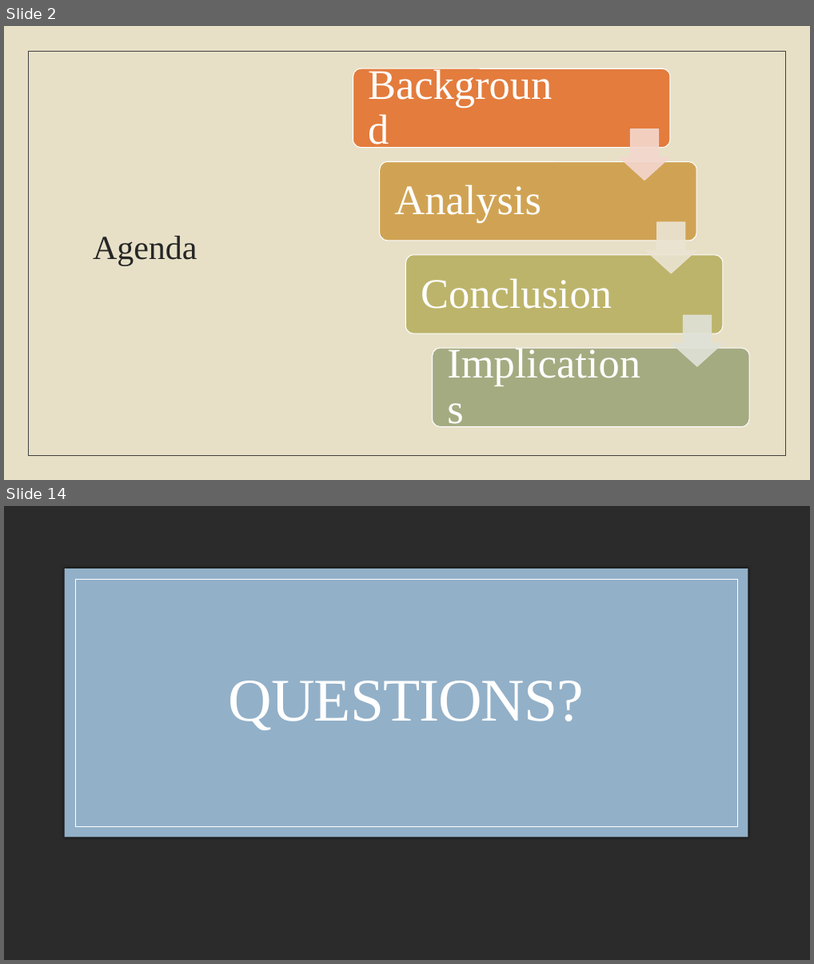
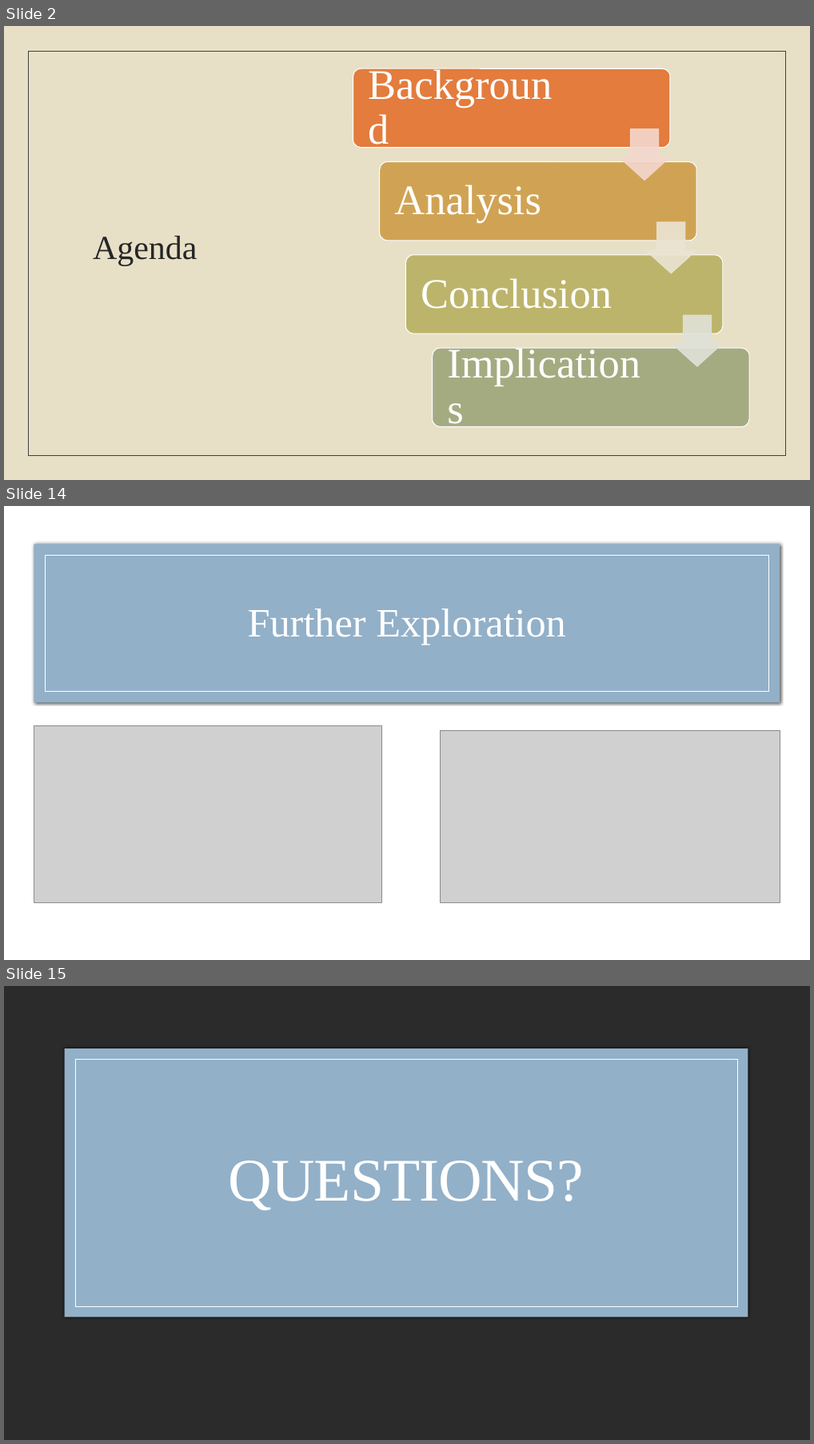
Before and after one commit to laurenemilyto/film_adapatation_success, a slide deck: Steg_pres.pptx. Shown one above the other, each under a label of ours: slides 2 and 14 before the commit, slides 2, 14 and 15 after it; the slides between them are not shown. The pictures are 814x964 and 814x1444 pixels, drawn with LibreOffice and Linux fonts; fonts in the diff are those of the drawing; grey boxes stand for pictures; background and template pictures are left out; a plain dark background stands for a picture behind light text. Boxes give left, top, right and bottom in pixels: in the first picture for what was removed or moved away, otherwise in the second. Text is boxed around its words. In the diff, an @@ line names an element or a change of style, - is before the commit and + after.

```diff
--- a/Steg_pres.pptx
+++ b/Steg_pres.pptx
@@ slide 14 added at (4,506,810,960), background #FFFFFF @@
@@ rectangle added at (4,506,810,960), fill #FFFFFF @@
@@ rectangle added at (34,544,781,703), fill #92B0C8 @@
@@ rectangle added at (45,555,770,692), outline #FFFFFF 0.5 pt @@
@@ title added at (248,608,566,644), 48 pt, text #FFFFFF @@
+Further Exploration
@@ picture added at (34,725,382,902) @@
@@ picture added at (441,730,781,902) @@
@@ what was slide 14 is now slide 15 @@
```
Also in this commit, not shown: 6 slides changed, 6 other slides added, 6 slides removed, 1 other file.
